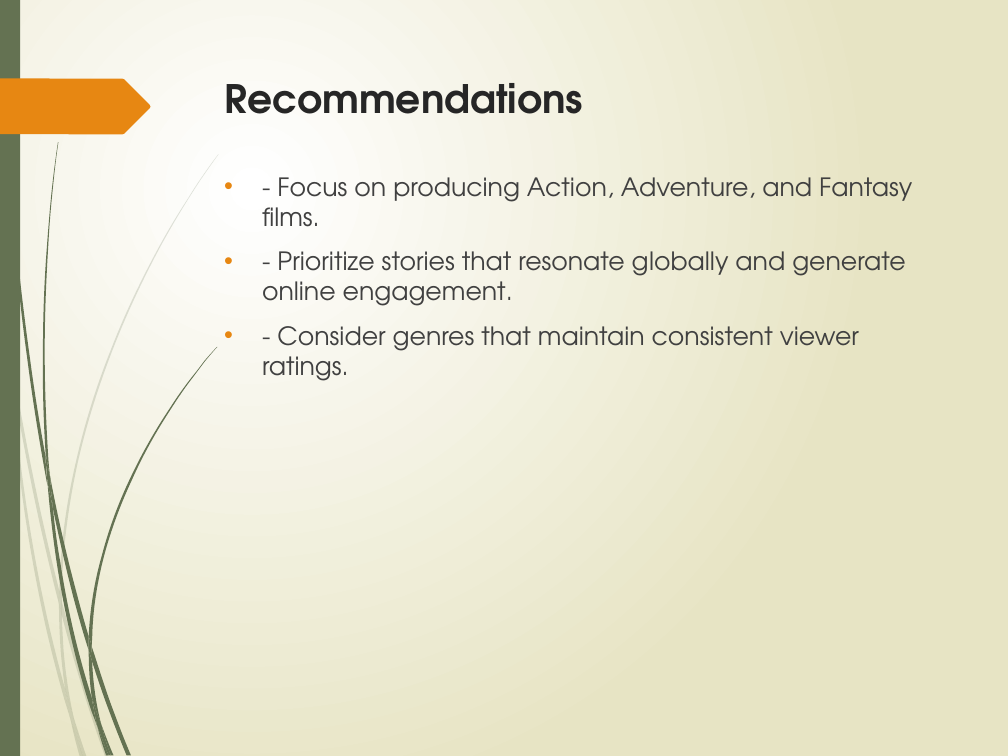
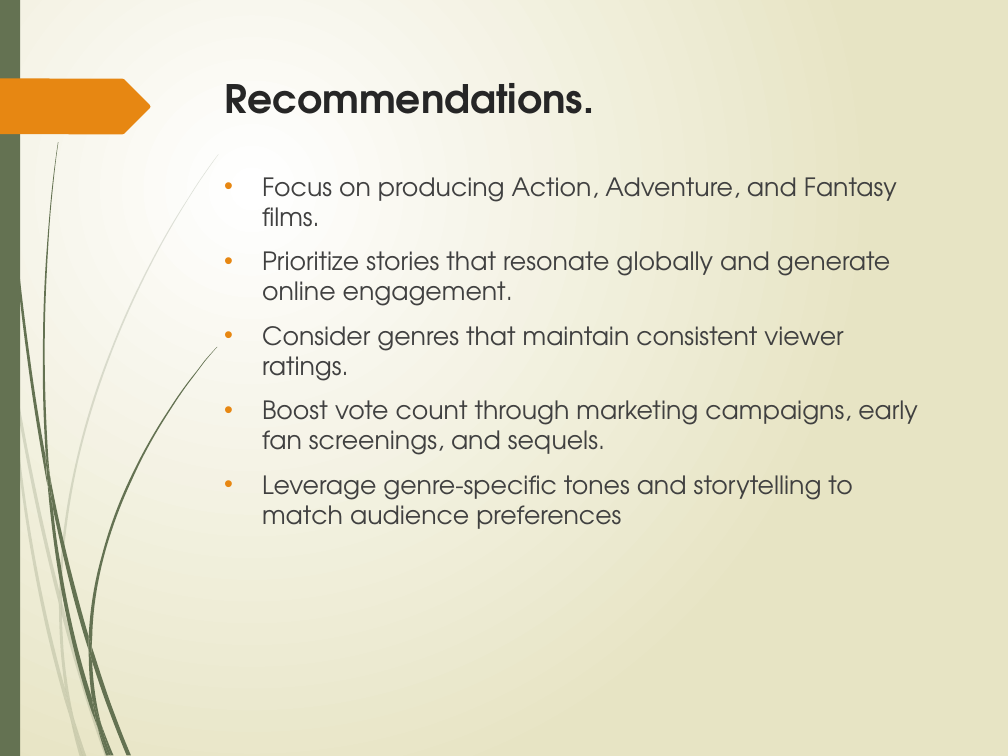
Before and after one commit to Hafsa-mohamed-Ad3n/Box-Office-Blueprint-Data-Driven-Insights-for-Microsoft-s-Movie-Studio-Launch, a slide deck: slide 18 of Movie_Analysis_Presentation latest copy.pptx (slide 8 before the commit). Drawn at 1008x756 pixels with LibreOffice and Linux fonts; fonts in the diff are those of the drawing. Boxes give left, top, right and bottom in pixels: in the first picture for what was removed or moved away, otherwise in the second. Text is boxed around its words. In the diff, an @@ line names an element or a change of style, - is before the commit and + after.

```diff
--- a/Movie_Analysis_Presentation latest copy.pptx
+++ b/Movie_Analysis_Presentation latest copy.pptx
@@ title at [224,83,594,114]: text changed @@
-Recommendations
+Recommendations.
@@ text at [262,177,918,529]: text changed @@
-• - Focus on producing Action, Adventure, and Fantasy films.
-• - Prioritize stories that resonate globally and generate online engagement.
-• - Consider genres that maintain consistent viewer ratings.
+• Focus on producing Action, Adventure, and Fantasy films.
+• Prioritize stories that resonate globally and generate online engagement.
+• Consider genres that maintain consistent viewer ratings.
+• Boost vote count through marketing campaigns, early fan screenings, and sequels.
+• Leverage genre-specific tones and storytelling to match audience preferences
```
Also in this commit, not shown: 7 other slides changed, 12 slides added, 2 slides removed.
